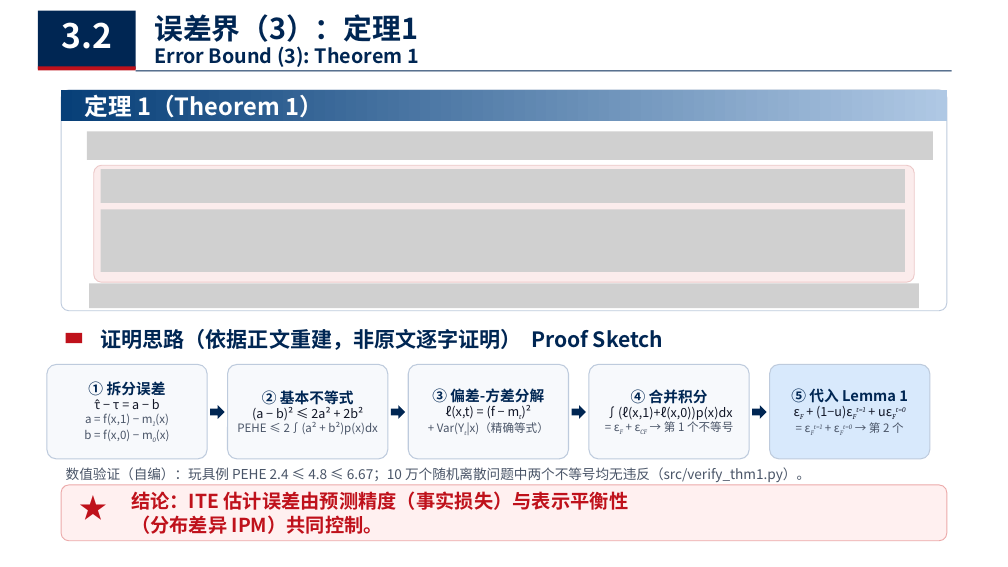
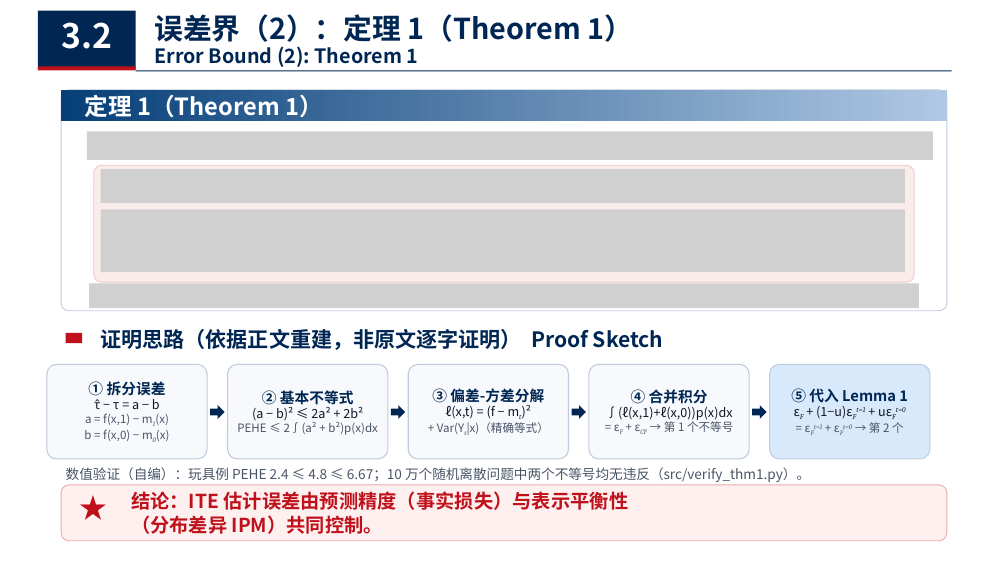
Before and after one commit to chanearly2002/Stastical_Computing, a slide deck: slide 18 of 个体处理效应估计.pptx. Drawn at 1008x567 pixels with LibreOffice and Linux fonts; fonts in the diff are those of the drawing; grey boxes stand for pictures. Boxes give left, top, right and bottom in pixels: in the first picture for what was removed or moved away, otherwise in the second. Text is boxed around its words. In the diff, an @@ line names an element or a change of style, - is before the commit and + after.

```diff
--- a/个体处理效应估计.pptx
+++ b/个体处理效应估计.pptx
@@ text at (154, 14, 633, 47): text changed @@
-误差界（3）：定理1
+误差界（2）：定理 1（Theorem 1）
@@ text at (154, 46, 419, 67): text changed @@
-Error Bound (3): Theorem 1
+Error Bound (2): Theorem 1
```
Also in this commit, not shown: 11 other slides changed, 1 other file.
